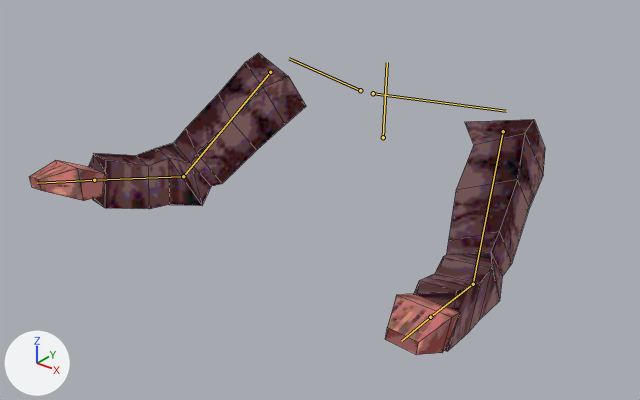
Two versions of the Blender file meshes/entities/player_models/male_arms_model/male_arms_model.blend, one commit apart.
Both versions are drawn from a 50 mm camera at (1.168, -1.707, 0.991) aimed at (0.042, -0.301, 0.119). The axes (+X, +Y, +Z) are drawn at lower left. The lights are the same throughout. Both versions are drawn at frame 40 of the action 'falling'; the numbers are the values there. The bones that bend it are drawn over the model as lines. Mesh edges are drawn as thin lines.
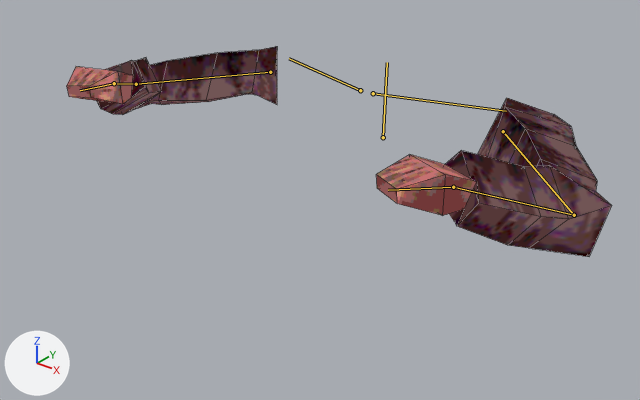
What differs and where, as boxes [x1, y1, x2, y2] in the pictures (640 x 400 px):
'Cube.001', posed (30% shorter)
    before: [29, 53, 545, 355]
    after: [67, 46, 612, 257]
bone 'upper_arm.L', root to tip
    before: (503, 131) to (473, 284)
    after: (503, 131) to (574, 215)
bone 'lowerarm.L', root to tip
    before: (473, 284) to (430, 317)
    after: (574, 215) to (453, 187)
bone 'hand.L', root to tip
    before: (430, 317) to (401, 341)
    after: (453, 187) to (388, 190)
bone 'upper_arm.R', root to tip
    before: (270, 72) to (183, 176)
    after: (270, 72) to (136, 84)
bone 'lowerarm.R', root to tip
    before: (183, 176) to (94, 180)
    after: (136, 84) to (114, 83)
bone 'hand.R', root to tip
    before: (94, 180) to (37, 183)
    after: (114, 83) to (80, 90)

Diff of the bpy script that builds the scene:
```diff
--- a/meshes/entities/player_models/male_arms_model/male_arms_model.blend.py
+++ b/meshes/entities/player_models/male_arms_model/male_arms_model.blend.py
@@ bone_upper_arm_l @@
 bone_upper_arm_l = bpy.data.objects['metarig'].pose.bones['upper_arm.L']  # child of 'shoulder.L'
-bone_upper_arm_l.rotation_quaternion = (0.9, 0.39, -0.121, -0.106)  # degrees (48, -8, -17)
+bone_upper_arm_l.rotation_quaternion = (0.826, 0.396, 0.047, 0.398)  # degrees (45, -14, 46)
@@ bone_lowerarm_l @@
 bone_lowerarm_l = bpy.data.objects['metarig'].pose.bones['lowerarm.L']  # child of 'upper_arm.L'
-bone_lowerarm_l.rotation_quaternion = (0.912, 0.396, -0.105, -0.012)  # degrees (48, -10, -6)
+bone_lowerarm_l.rotation_quaternion = (0.757, 0.626, -0.122, -0.141)  # degrees (79, -1, -21)
@@ bone_hand_l @@
 bone_hand_l = bpy.data.objects['metarig'].pose.bones['hand.L']  # child of 'lowerarm.L'
-bone_hand_l.rotation_quaternion = (0.73, 0.108, 0.669, 0.001)  # degrees (65, 80, 56)
+bone_hand_l.rotation_quaternion = (0.959, 0.075, 0.249, 0.109)  # degrees (13, 28, 16)
@@ bone_upper_arm_r @@
 bone_upper_arm_r = bpy.data.objects['metarig'].pose.bones['upper_arm.R']  # child of 'shoulder.R'
-bone_upper_arm_r.rotation_quaternion = (0.9, 0.39, 0.121, 0.106)  # degrees (48, 8, 17)
+bone_upper_arm_r.rotation_quaternion = (0.826, 0.396, -0.047, -0.398)  # degrees (45, 14, -46)
@@ bone_lowerarm_r @@
 bone_lowerarm_r = bpy.data.objects['metarig'].pose.bones['lowerarm.R']  # child of 'upper_arm.R'
-bone_lowerarm_r.rotation_quaternion = (0.912, 0.396, 0.105, 0.012)  # degrees (48, 10, 6)
+bone_lowerarm_r.rotation_quaternion = (0.757, 0.626, 0.122, 0.141)  # degrees (79, 1, 21)
@@ bone_hand_r @@
 bone_hand_r = bpy.data.objects['metarig'].pose.bones['hand.R']  # child of 'lowerarm.R'
-bone_hand_r.rotation_quaternion = (0.73, 0.108, -0.669, -0.001)  # degrees (65, -80, -56)
+bone_hand_r.rotation_quaternion = (0.959, 0.075, -0.249, -0.109)  # degrees (13, -28, -16)
```
